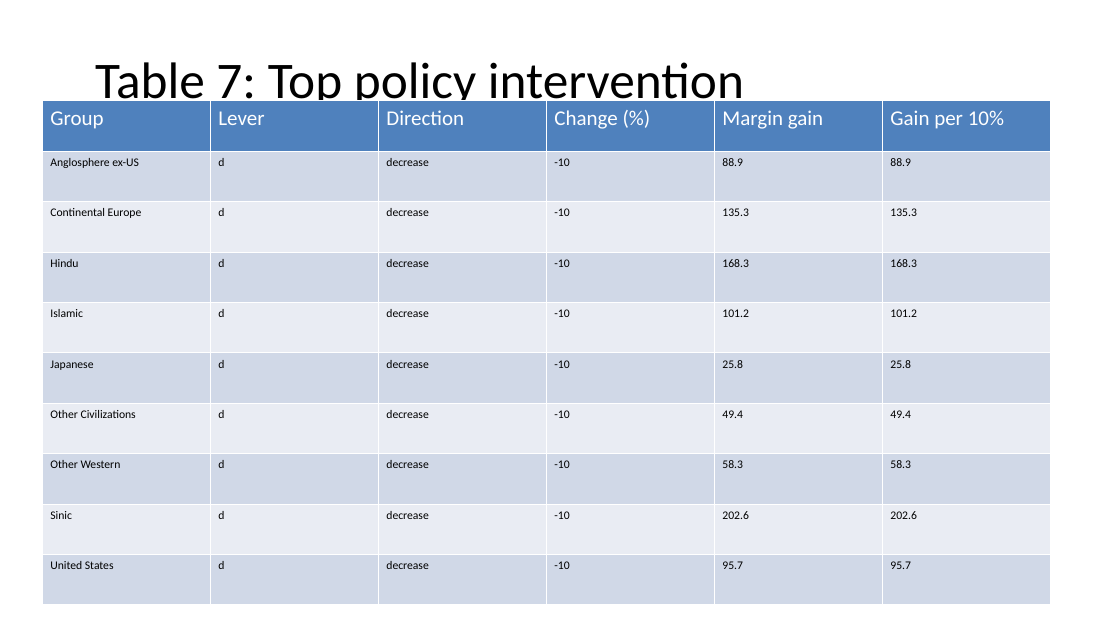
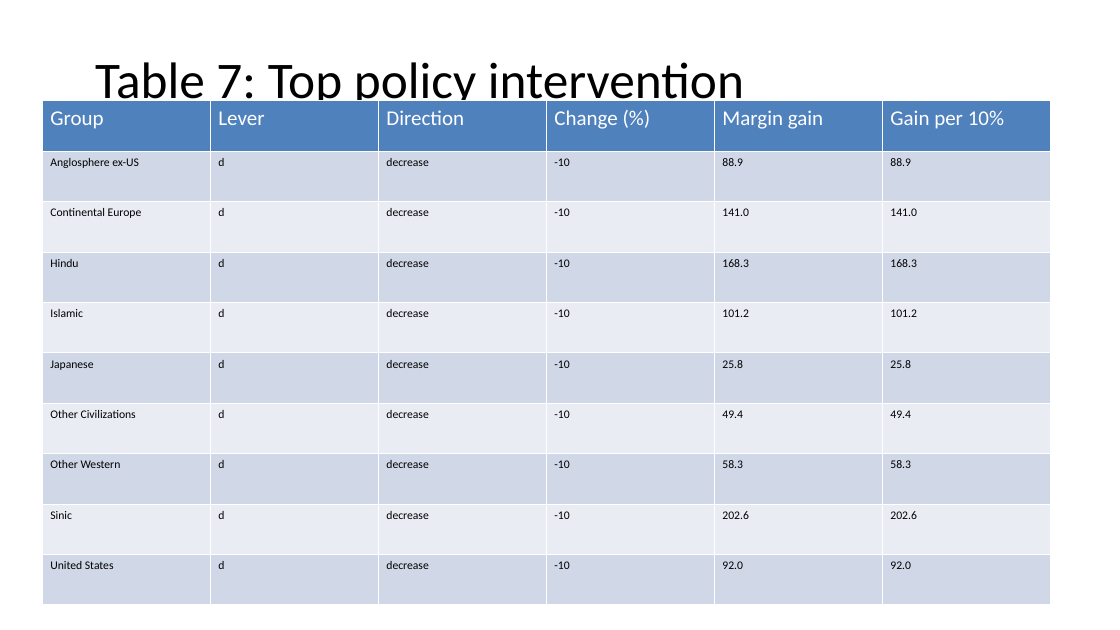
Before and after one commit to bougtoir/heat-accidents-mortality, a slide deck: slide 12 of researcher_mobility_ode/docs/manuscript_full_article_figures.pptx. Drawn at 1120x630 pixels with LibreOffice and Linux fonts; fonts in the diff are those of the drawing. Boxes give left, top, right and bottom in pixels: in the first picture for what was removed or moved away, otherwise in the second. Text is boxed around its words. In the diff, an @@ line names an element or a change of style, - is before the commit and + after.

```diff
--- a/researcher_mobility_ode/docs/manuscript_full_article_figures.pptx
+++ b/researcher_mobility_ode/docs/manuscript_full_article_figures.pptx
@@ table at <box>42,101,1050,605</box> @@
-row 3, column 5: 135.3
+row 3, column 5: 141.0
-row 3, column 6: 135.3
+row 3, column 6: 141.0
-row 10, column 5: 95.7
+row 10, column 5: 92.0
-row 10, column 6: 95.7
+row 10, column 6: 92.0
```
Also in this commit, not shown: 8 other slides changed, 45 other files.
